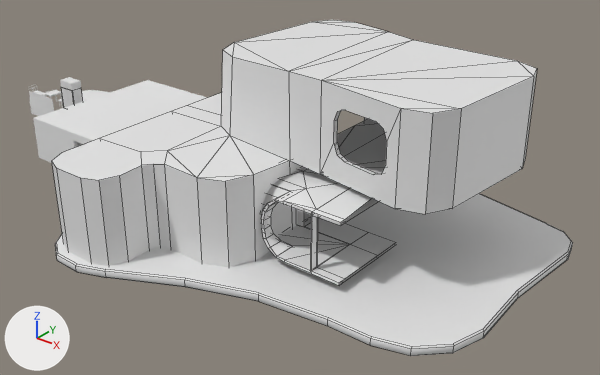
Two versions of the FBX model Assets/Models/All.fbx, one commit apart.
The view is the same before and after, from a camera (50 mm lens) standing at (35.1, -28.6, 19.0) and looking at (10.9, 1.6, 0.2). Lighting does not change. The marker at lower left points along +X, +Y and +Z. Mesh edges are drawn as thin lines on the coarser meshes. Where no turn or scale is listed for an object, it has been applied to the vertices. Vertices at the same position are counted once.
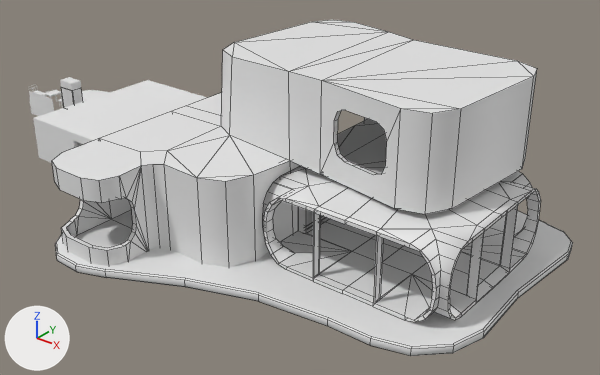
The change, as a diff of the scene's bpy script:
```diff
--- a/Assets/Models/All.fbx.py
+++ b/Assets/Models/All.fbx.py
@@ me_cube_025 @@
 # used by ob_cube_002; location = (16.67, 2.08, 3.61)
-me_cube_025.from_pydata(...)  # 280 vertices, 236 faces; spans x -11.8..5.1, y -11.4..6.1, z -4.3..4.3
+me_cube_025.from_pydata(...)  # 336 vertices, 289 faces; spans x -11.8..5.1, y -11.4..6.1, z -4.3..4.3
+# me_cube_025 part 1
+# 14 faces are deleted
+# 50 vertices are added at x -11.8..-7.8, y -11.4..-9.6, z -3.2..-0.8
+# 6 new vertices lie (0.0, 0.0, -1.1) away from vertices in x -11.8..-7.8, y -11.4..-10.3, z 0.3
+# 67 new faces join them
@@ me_cube_023_1 @@
+me_cube_023_1.from_pydata(...)  # 396 vertices, 444 faces; spans x -4.72..4.72, y -4.43..4.43, z -1.2..2.79
@@ ob_cube @@
-ob_cube = bpy.data.objects.new('Cube', me_cube_023)
-ob_cube.location = (17.89, 0.04, 1.02)
@@ ob_houselobby @@
+ob_houselobby = bpy.data.objects.new('HouseLobby', me_cube_023_1)
+ob_houselobby.location = (17.98, 0.1, 0.8)
```

Where the change shows, as pixel boxes (x1, y1, x2, y2) in the pictures (600 x 375 px):
'HouseLobby', added
    after: (262, 166, 541, 322)
'Cube', deleted
    before: (261, 167, 396, 285)
part 1 of me_cube_025, built on
    both: (52, 162, 149, 266)
